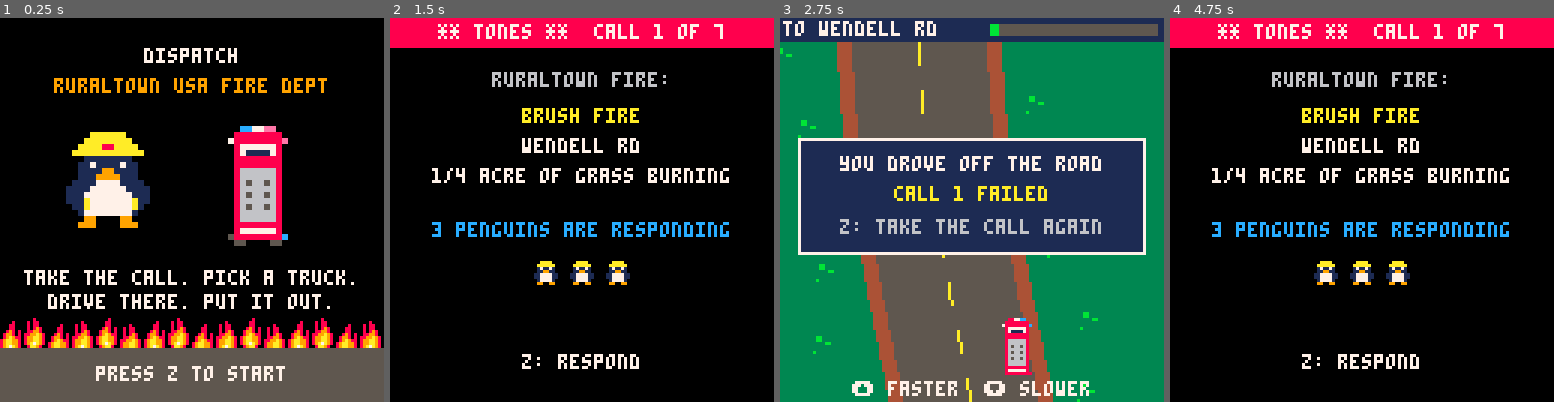
Above: before the commit, frames 1-4 (left to right).
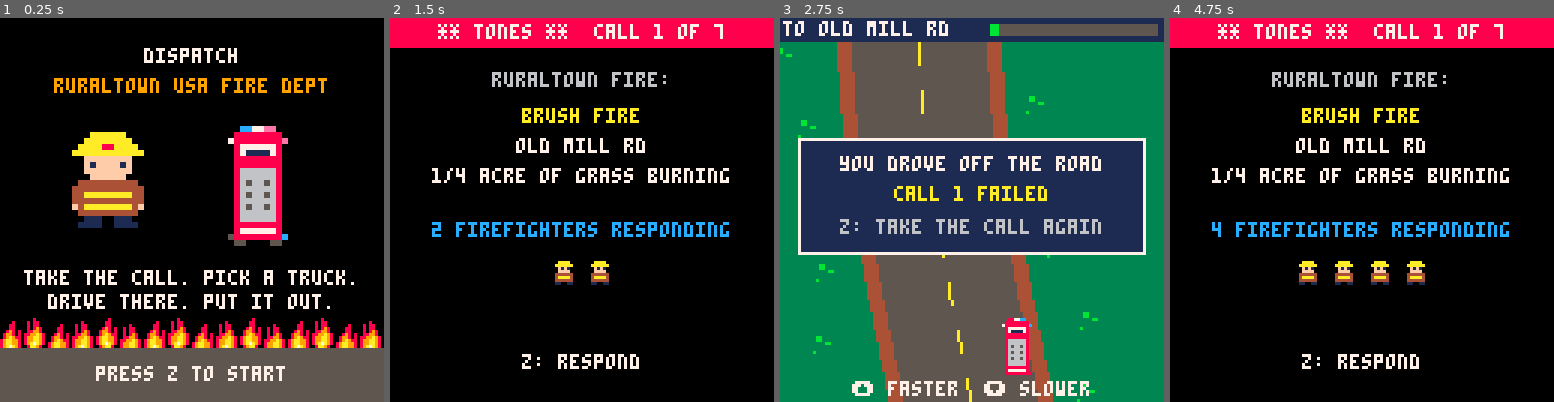
Above: after the commit, the same moments.

Repository: andyreagan/pico-8
Game: PICO-8 cartridge carts/dispatch.p8
Same seed, same stepped clock (60 frames per second), same inputs: the game is played once before the commit and once after it.
Inputs:
- Up to frame 1 (0.25 s): no input
- Up to frame 2 (1.5 s): tap X (X key) at 0.33, 1.07 s; tap O (Z key) at 0.7 s
- Up to frame 3 (2.75 s): hold Right 1.6-2.1 s; tap O (Z key) at 1.7, 2.1, 2.5 s; tap X (X key) at 1.85 s; hold Up 2.15-2.42 s; hold Right from 2.47 s (still down)
- Up to frame 4 (4.75 s): tap O (Z key) every 0.4 s from 2.9 to 4.5 s; tap X (X key) at 2.97, 4.08 s; release Right at 3.03 s; hold Left 3.08-3.58 s; hold Down 3.63-3.97 s; hold Right 4.02-4.68 s; hold Up from 4.73 s (still down)

The runs differ from the first frame. In frame 1, 3.1% of the frame differs, in the area x 17-40%, y 35-55%; in frame 2, 2.2%; in frame 3, 0.4%; in frame 4, 2.6%.

Commit message:
Dispatch: firefighters instead of penguins, made-up roads and departments, crew size decides how many hose lines work
Co-Authored-By: Claude Fable 5.2 <noreply@anthropic.com>

Diff:
--- a/carts/dispatch.p8
+++ b/carts/dispatch.p8
@@ -2,7 +2,7 @@
 version 42
 __lua__
 -- dispatch
--- a firefighting penguin in
+-- you are a firefighter in
 -- ruraltown usa. take the call,
 -- pick an apparatus, drive to the
 -- scene without crashing, size
@@ -25,25 +25,25 @@
   {n="forestry line",flow=.35,dmg=.08,reach=24,hose=100,sp=1,dep=3},
  }
  calls={
-  {t="brush fire",a="wendell rd",d="1/4 acre of grass burning",
+  {t="brush fire",a="old mill rd",d="1/4 acre of grass burning",
    su="small grass fire by the road",
    n=3,kind="brush",size=1,dist=500,lim=.6},
-  {t="car fire",a="route 202",d="engine compartment on fire",
+  {t="car fire",a="route 7",d="engine compartment on fire",
    su="car on the shoulder, hood shut",
    n=2,kind="car",size=1,dist=650,lim=.3},
-  {t="brush fire",a="montague rd",d="2 acres, way off the road",
+  {t="brush fire",a="sawmill rd",d="2 acres, way off the road",
    su="fire is far back in the field",
    n=4,kind="brush",far=true,size=3,dist=800,lim=.6},
-  {t="kitchen fire",a="leverett rd",d="smoke from a 2 story house",
+  {t="kitchen fire",a="maple st",d="smoke from a 2 story house",
    su="smoke showing, fire in 1 room",
    n=4,kind="house",size=2,dist=900,lim=.5},
-  {t="barn fire",a="pratt corner rd",d="hay barn, flames showing",
+  {t="barn fire",a="hilltop farm rd",d="hay barn, flames showing",
    su="hay is burning, grass is dry",
    n=5,kind="barn",size=3,dist=1000,lim=.55},
-  {t="brush fire",a="lake wyola",d="5 acres and a strong wind",
+  {t="brush fire",a="loon lake",d="5 acres and a strong wind",
    su="wind is pushing it east",
    n=5,kind="brush",far=true,wind=true,size=4,dist=1100,lim=.65},
-  {t="structure fire",a="cooleyville rd",d="house, fire through the roof",
+  {t="structure fire",a="birch hill rd",d="house, fire through the roof",
    su="heavy fire, a lot of house left",
    n=6,kind="house",size=6,dist=1200,lim=.65},
  }
@@ -54,10 +54,10 @@
  -- and how easily it spreads}
  tp={{5,.6,.22},{10,2,.2},{20,4,.06},{30,4,.06},{30,3,.1}}
  helpers={
-  {n="leverett tanker",t=1},
-  {n="amherst ladder",t=2},
-  {n="new salem tanker",t=1},
-  {n="wendell tanker",t=1},
+  {n="pine hollow tanker",t=1},
+  {n="cedar falls ladder",t=2},
+  {n="millbrook tanker",t=1},
+  {n="stony creek tanker",t=1},
  }
  level=1
  saved={}
@@ -71,6 +71,9 @@
 
 function start_call()
  c=calls[level]
+ -- volunteers: you never know
+ -- quite who will show up
+ crew=max(2,c.n+flr(rnd(3))-1)
  state="tones"
  onscene=false
  sel=1
@@ -304,7 +307,7 @@
   return
  end
  add(help,{n=h.n,t=h.t,eta=360+#help*150})
- say(h.n.." is on the way")
+ say(h.n.." is coming")
  sfx(0)
 end
 
@@ -313,10 +316,9 @@
  ft=0
  pull=0
  pl={x=trk.x+10,y=trk.y,ax=0,ay=-14,sr=0}
- buddy=nil
- if c.n>=4 then
-  buddy={x=trk.x+18,y=trk.y+4,ax=0,ay=-14,sr=0}
- end
+ buds={}
+ ventcrew=false
+ setbuds()
  if hl then
   burn(hl.dep)
   say("hold z: spray. arrows aim it",150)
@@ -326,17 +328,44 @@
  try_vent()
 end
 
+-- who does what: 1 runs the pump,
+-- the 3rd backs you up on the
+-- hose, and every 2 after that
+-- take another line
+function nlines()
+ local n=min(2,flr((crew-2)/2))
+ if ventcrew then n-=1 end
+ return max(0,n)
+end
+
+function setbuds()
+ local n=nlines()
+ while #buds>n do deli(buds) end
+ while #buds<n do
+  add(buds,{x=trk.x+12+#buds*8,y=trk.y+4,ax=0,ay=-14,sr=0})
+ end
+end
+
+function crewsay()
+ local n=nlines()
+ if crew<3 then return crew.." here: you drag hose alone" end
+ if n==0 then return crew.." here: you + a backup" end
+ if n==1 then return crew.." here: you + a 2nd line" end
+ return crew.." here: you + 2 more lines"
+end
+
 function try_vent()
  if not wantvent or vented then return end
  if ladder then
   vented=true
   say("the ladder crew vents the roof",120)
- elseif c.n>=5 then
+ elseif crew>=5 then
   vented=true
-  buddy=nil
-  say("2 penguins vent the roof",120)
+  ventcrew=true
+  setbuds()
+  say("2 firefighters vent the roof",120)
  else
-  say("can't vent: no ladder truck yet",120)
+  say("can't vent: need 5 or a ladder",120)
  end
 end
 
@@ -347,6 +376,8 @@
   if h.eta>0 then
    h.eta-=1
    if h.eta==0 then
+    crew+=2
+    setbuds()
     if h.t==1 then
      water+=2000
      if not hl then
@@ -416,7 +447,7 @@
    say("out of water! x: call for more")
   end
  end
- if buddy then ai(buddy) end
+ for e in all(buds) do ai(e) end
  if nfire==0 then
   add(saved,100-flr(nburnt/total*100))
   state="won"
@@ -444,7 +475,8 @@
  local sp=1
  if hl then
   sp=hl.sp
-  if hl.big and c.n<3 then sp=.3 end
+  -- nobody to help drag it
+  if crew<3 then sp*=hl.big and .3 or .6 end
  end
  local nx=mid(4,e.x+dx*sp,123)
  local ny=mid(20,e.y+dy*sp,123)
@@ -494,7 +526,7 @@
  end
 end
 
--- the other penguins on the line
+-- the other crews on a line
 function ai(e)
  if not hl or water<=0 or pull>0 then e.sr=0 return end
  if ft%10==0 or not e.tg or fr[e.tg]<=0 then
@@ -504,6 +536,9 @@
    if fr[i]>0 then
     local x,y=(i-1)%16*8+4,flr((i-1)/16)*8+20
     local d=dist(x,y,e.x,e.y)
+    for o in all(buds) do
+     if o!=e and o.tg==i then d+=40 end
+    end
     if d<bd and dist(x,y,trk.x,trk.y)<hl.hose+hl.reach then
      bd=d e.tg=i
     end
@@ -636,8 +671,8 @@
  cp(c.t,30,10)
  cp(c.a,40,7)
  cp(c.d,50,7)
- cp(c.n.." penguins are responding",68,12)
- for i=1,c.n do peng(64-c.n*6+i*12-6,86) end
+ cp(crew.." firefighters responding",68,12)
+ for i=1,crew do peng(64-crew*6+i*12-6,86) end
  cp("z: respond",112,7)
 end
 
@@ -744,7 +779,9 @@
  end
  truck(ap,trk.x,trk.y-ap.h/2)
  if state!="size" then
-  for e in all({pl,buddy}) do
+  local es={pl}
+  for e in all(buds) do add(es,e) end
+  for e in all(es) do
    if hl then
     line(trk.x,trk.y,e.x,e.y,9)
     local ex,ey=e.x+e.ax,e.y+e.ay
@@ -789,7 +826,7 @@
 function draw_size()
  rectfill(0,66,127,127,1)
  rect(0,66,127,127,7)
- print("size-up: call "..level,3,69,10)
+ print(crewsay(),3,69,10)
  print(c.su,3,77,7)
  local function opt(r,l,v)
   local y=78+r*8
@@ -821,20 +858,20 @@
 __gfx__
 0000000000aaaa0000aaaa000000000000000aaaaaa0000000008000000800000033330000cc77ee000000000cccccc004000040000000000000000000000000
 000000000aaaaaa00aaaaaa0000000000000aaaaaaaa00000008800008088000033333300888888880000000cccccccc00444400000000000000000000000000
-00700700017117100171171000000000000aaaa88aaaa000008980800808980033b33333788888888e000000c111111c004f4f00000000000000000000000000
-0007700001199110011991100000000000aaaaaaaaaaaa0008998080088998003333b3330877777780000000c111111c00444400000000000000000000000000
-000770001177771111777711000000000000111111110000089a98808899a980333333330871111780000000cccccccc04444440000000000000000000000000
-00700700117777111177771100000000000117111171100089aa9980899aa9803b3333330888888880000000cccccccc04444440000000000000000000000000
-00000000017777100177771000000000000111199111100089a7a98089a7a980033333300888888880000000cccccccc04044040000000000000000000000000
-000000000990099099000099000000000001119999111000089aa80008aa9800003333000866666680000000cccccccc04000040000000000000000000000000
-0000000000000000000000000000000000111177771111000000000000000000000000000866666680000000c111111c00000000000000000000000000000000
-0000000000000000000000000000000001111777777111100000000000000000000000000865665680000000cccccccc00000000000000000000000000000000
-00000000000000000000000000000000011177777777111000000000000000000000000008666666800000008cccccc800000000000000000000000000000000
-000000000000000000000000000000000111a7777777a11000000000000000000000000008656656800000000cccccc000000000000000000000000000000000
-000000000000000000000000000000000011a7777777a10000000000000000000000000008666666800000000000000000000000000000000000000000000000
-00000000000000000000000000000000000177777777100000000000000000000000000008656656800000000000000000000000000000000000000000000000
-00000000000000000000000000000000000099000099000000000000000000000000000008666666800000000000000000000000000000000000000000000000
-00000000000000000000000000000000000999000099900000000000000000000000000008666666800000000000000000000000000000000000000000000000
+0070070000f1f10000f1f10000000000000aaaa88aaaa000008980800808980033b33333788888888e000000c111111c004f4f00000000000000000000000000
+0007700000ffff0000ffff000000000000aaaaaaaaaaaa0008998080088998003333b3330877777780000000c111111c00444400000000000000000000000000
+000770000444444004444440000000000000ffffffff0000089a98808899a980333333330871111780000000cccccccc04444440000000000000000000000000
+0070070004aaaa4004aaaa40000000000000f1ffff1f000089aa9980899aa9803b3333330888888880000000cccccccc04444440000000000000000000000000
+000000000444444004444440000000000000ffffffff000089a7a98089a7a980033333300888888880000000cccccccc04044040000000000000000000000000
+0000000001100110110000110000000000000ffffff00000089aa80008aa9800003333000866666680000000cccccccc04000040000000000000000000000000
+0000000000000000000000000000000000044444444440000000000000000000000000000866666680000000c111111c00000000000000000000000000000000
+0000000000000000000000000000000000444444444444000000000000000000000000000865665680000000cccccccc00000000000000000000000000000000
+000000000000000000000000000000000044aaaaaaaa440000000000000000000000000008666666800000008cccccc800000000000000000000000000000000
+00000000000000000000000000000000004444444444440000000000000000000000000008656656800000000cccccc000000000000000000000000000000000
+0000000000000000000000000000000000f4aaaaaaaa4f0000000000000000000000000008666666800000000000000000000000000000000000000000000000
+00000000000000000000000000000000000444444444400000000000000000000000000008656656800000000000000000000000000000000000000000000000
+00000000000000000000000000000000000011100111000000000000000000000000000008666666800000000000000000000000000000000000000000000000
+00000000000000000000000000000000000111100111100000000000000000000000000008666666800000000000000000000000000000000000000000000000
 00000000000000000000000000000000000000000000000000000000000000000000000008888888800000000000000000000000000000000000000000000000
 00000000000000000000000000000000000000000000000000000000000000000000000008777777800000000000000000000000000000000000000000000000
 000000000000000000000000000000000000000000000000000000000000000000000000588888888c0000000000000000000000000000000000000000000000
--- a/docs/dispatch/dispatch.p8
+++ b/docs/dispatch/dispatch.p8
@@ -2,7 +2,7 @@
 version 42
 __lua__
 -- dispatch
--- a firefighting penguin in
+-- you are a firefighter in
 -- ruraltown usa. take the call,
 -- pick an apparatus, drive to the
 -- scene without crashing, size
@@ -25,25 +25,25 @@
   {n="forestry line",flow=.35,dmg=.08,reach=24,hose=100,sp=1,dep=3},
  }
  calls={
-  {t="brush fire",a="wendell rd",d="1/4 acre of grass burning",
+  {t="brush fire",a="old mill rd",d="1/4 acre of grass burning",
    su="small grass fire by the road",
    n=3,kind="brush",size=1,dist=500,lim=.6},
-  {t="car fire",a="route 202",d="engine compartment on fire",
+  {t="car fire",a="route 7",d="engine compartment on fire",
    su="car on the shoulder, hood shut",
    n=2,kind="car",size=1,dist=650,lim=.3},
-  {t="brush fire",a="montague rd",d="2 acres, way off the road",
+  {t="brush fire",a="sawmill rd",d="2 acres, way off the road",
    su="fire is far back in the field",
    n=4,kind="brush",far=true,size=3,dist=800,lim=.6},
-  {t="kitchen fire",a="leverett rd",d="smoke from a 2 story house",
+  {t="kitchen fire",a="maple st",d="smoke from a 2 story house",
    su="smoke showing, fire in 1 room",
    n=4,kind="house",size=2,dist=900,lim=.5},
-  {t="barn fire",a="pratt corner rd",d="hay barn, flames showing",
+  {t="barn fire",a="hilltop farm rd",d="hay barn, flames showing",
    su="hay is burning, grass is dry",
    n=5,kind="barn",size=3,dist=1000,lim=.55},
-  {t="brush fire",a="lake wyola",d="5 acres and a strong wind",
+  {t="brush fire",a="loon lake",d="5 acres and a strong wind",
    su="wind is pushing it east",
    n=5,kind="brush",far=true,wind=true,size=4,dist=1100,lim=.65},
-  {t="structure fire",a="cooleyville rd",d="house, fire through the roof",
+  {t="structure fire",a="birch hill rd",d="house, fire through the roof",
    su="heavy fire, a lot of house left",
    n=6,kind="house",size=6,dist=1200,lim=.65},
  }
@@ -54,10 +54,10 @@
  -- and how easily it spreads}
  tp={{5,.6,.22},{10,2,.2},{20,4,.06},{30,4,.06},{30,3,.1}}
  helpers={
-  {n="leverett tanker",t=1},
-  {n="amherst ladder",t=2},
-  {n="new salem tanker",t=1},
-  {n="wendell tanker",t=1},
+  {n="pine hollow tanker",t=1},
+  {n="cedar falls ladder",t=2},
+  {n="millbrook tanker",t=1},
+  {n="stony creek tanker",t=1},
  }
  level=1
  saved={}
@@ -71,6 +71,9 @@
 
 function start_call()
  c=calls[level]
+ -- volunteers: you never know
+ -- quite who will show up
+ crew=max(2,c.n+flr(rnd(3))-1)
  state="tones"
  onscene=false
  sel=1
@@ -304,7 +307,7 @@
   return
  end
  add(help,{n=h.n,t=h.t,eta=360+#help*150})
- say(h.n.." is on the way")
+ say(h.n.." is coming")
  sfx(0)
 end
 
@@ -313,10 +316,9 @@
  ft=0
  pull=0
  pl={x=trk.x+10,y=trk.y,ax=0,ay=-14,sr=0}
- buddy=nil
- if c.n>=4 then
-  buddy={x=trk.x+18,y=trk.y+4,ax=0,ay=-14,sr=0}
- end
+ buds={}
+ ventcrew=false
+ setbuds()
  if hl then
   burn(hl.dep)
   say("hold z: spray. arrows aim it",150)
@@ -326,17 +328,44 @@
  try_vent()
 end
 
+-- who does what: 1 runs the pump,
+-- the 3rd backs you up on the
+-- hose, and every 2 after that
+-- take another line
+function nlines()
+ local n=min(2,flr((crew-2)/2))
+ if ventcrew then n-=1 end
+ return max(0,n)
+end
+
+function setbuds()
+ local n=nlines()
+ while #buds>n do deli(buds) end
+ while #buds<n do
+  add(buds,{x=trk.x+12+#buds*8,y=trk.y+4,ax=0,ay=-14,sr=0})
+ end
+end
+
+function crewsay()
+ local n=nlines()
+ if crew<3 then return crew.." here: you drag hose alone" end
+ if n==0 then return crew.." here: you + a backup" end
+ if n==1 then return crew.." here: you + a 2nd line" end
+ return crew.." here: you + 2 more lines"
+end
+
 function try_vent()
  if not wantvent or vented then return end
  if ladder then
   vented=true
   say("the ladder crew vents the roof",120)
- elseif c.n>=5 then
+ elseif crew>=5 then
   vented=true
-  buddy=nil
-  say("2 penguins vent the roof",120)
+  ventcrew=true
+  setbuds()
+  say("2 firefighters vent the roof",120)
  else
-  say("can't vent: no ladder truck yet",120)
+  say("can't vent: need 5 or a ladder",120)
  end
 end
 
@@ -347,6 +376,8 @@
   if h.eta>0 then
    h.eta-=1
    if h.eta==0 then
+    crew+=2
+    setbuds()
     if h.t==1 then
      water+=2000
      if not hl then
@@ -416,7 +447,7 @@
    say("out of water! x: call for more")
   end
  end
- if buddy then ai(buddy) end
+ for e in all(buds) do ai(e) end
  if nfire==0 then
   add(saved,100-flr(nburnt/total*100))
   state="won"
@@ -444,7 +475,8 @@
  local sp=1
  if hl then
   sp=hl.sp
-  if hl.big and c.n<3 then sp=.3 end
+  -- nobody to help drag it
+  if crew<3 then sp*=hl.big and .3 or .6 end
  end
  local nx=mid(4,e.x+dx*sp,123)
  local ny=mid(20,e.y+dy*sp,123)
@@ -494,7 +526,7 @@
  end
 end
 
--- the other penguins on the line
+-- the other crews on a line
 function ai(e)
  if not hl or water<=0 or pull>0 then e.sr=0 return end
  if ft%10==0 or not e.tg or fr[e.tg]<=0 then
@@ -504,6 +536,9 @@
    if fr[i]>0 then
     local x,y=(i-1)%16*8+4,flr((i-1)/16)*8+20
     local d=dist(x,y,e.x,e.y)
+    for o in all(buds) do
+     if o!=e and o.tg==i then d+=40 end
+    end
     if d<bd and dist(x,y,trk.x,trk.y)<hl.hose+hl.reach then
      bd=d e.tg=i
     end
@@ -636,8 +671,8 @@
  cp(c.t,30,10)
  cp(c.a,40,7)
  cp(c.d,50,7)
- cp(c.n.." penguins are responding",68,12)
- for i=1,c.n do peng(64-c.n*6+i*12-6,86) end
+ cp(crew.." firefighters responding",68,12)
+ for i=1,crew do peng(64-crew*6+i*12-6,86) end
  cp("z: respond",112,7)
 end
 
@@ -744,7 +779,9 @@
  end
  truck(ap,trk.x,trk.y-ap.h/2)
  if state!="size" then
-  for e in all({pl,buddy}) do
+  local es={pl}
+  for e in all(buds) do add(es,e) end
+  for e in all(es) do
    if hl then
     line(trk.x,trk.y,e.x,e.y,9)
     local ex,ey=e.x+e.ax,e.y+e.ay
@@ -789,7 +826,7 @@
 function draw_size()
  rectfill(0,66,127,127,1)
  rect(0,66,127,127,7)
- print("size-up: call "..level,3,69,10)
+ print(crewsay(),3,69,10)
  print(c.su,3,77,7)
  local function opt(r,l,v)
   local y=78+r*8
@@ -821,20 +858,20 @@
 __gfx__
 0000000000aaaa0000aaaa000000000000000aaaaaa0000000008000000800000033330000cc77ee000000000cccccc004000040000000000000000000000000
 000000000aaaaaa00aaaaaa0000000000000aaaaaaaa00000008800008088000033333300888888880000000cccccccc00444400000000000000000000000000
-00700700017117100171171000000000000aaaa88aaaa000008980800808980033b33333788888888e000000c111111c004f4f00000000000000000000000000
-0007700001199110011991100000000000aaaaaaaaaaaa0008998080088998003333b3330877777780000000c111111c00444400000000000000000000000000
-000770001177771111777711000000000000111111110000089a98808899a980333333330871111780000000cccccccc04444440000000000000000000000000
-00700700117777111177771100000000000117111171100089aa9980899aa9803b3333330888888880000000cccccccc04444440000000000000000000000000
-00000000017777100177771000000000000111199111100089a7a98089a7a980033333300888888880000000cccccccc04044040000000000000000000000000
-000000000990099099000099000000000001119999111000089aa80008aa9800003333000866666680000000cccccccc04000040000000000000000000000000
-0000000000000000000000000000000000111177771111000000000000000000000000000866666680000000c111111c00000000000000000000000000000000
-0000000000000000000000000000000001111777777111100000000000000000000000000865665680000000cccccccc00000000000000000000000000000000
-00000000000000000000000000000000011177777777111000000000000000000000000008666666800000008cccccc800000000000000000000000000000000
-000000000000000000000000000000000111a7777777a11000000000000000000000000008656656800000000cccccc000000000000000000000000000000000
-000000000000000000000000000000000011a7777777a10000000000000000000000000008666666800000000000000000000000000000000000000000000000
-00000000000000000000000000000000000177777777100000000000000000000000000008656656800000000000000000000000000000000000000000000000
-00000000000000000000000000000000000099000099000000000000000000000000000008666666800000000000000000000000000000000000000000000000
-00000000000000000000000000000000000999000099900000000000000000000000000008666666800000000000000000000000000000000000000000000000
+0070070000f1f10000f1f10000000000000aaaa88aaaa000008980800808980033b33333788888888e000000c111111c004f4f00000000000000000000000000
+0007700000ffff0000ffff000000000000aaaaaaaaaaaa0008998080088998003333b3330877777780000000c111111c00444400000000000000000000000000
+000770000444444004444440000000000000ffffffff0000089a98808899a980333333330871111780000000cccccccc04444440000000000000000000000000
+0070070004aaaa4004aaaa40000000000000f1ffff1f000089aa9980899aa9803b3333330888888880000000cccccccc04444440000000000000000000000000
+000000000444444004444440000000000000ffffffff000089a7a98089a7a980033333300888888880000000cccccccc04044040000000000000000000000000
+0000000001100110110000110000000000000ffffff00000089aa80008aa9800003333000866666680000000cccccccc04000040000000000000000000000000
+0000000000000000000000000000000000044444444440000000000000000000000000000866666680000000c111111c00000000000000000000000000000000
+0000000000000000000000000000000000444444444444000000000000000000000000000865665680000000cccccccc00000000000000000000000000000000
+000000000000000000000000000000000044aaaaaaaa440000000000000000000000000008666666800000008cccccc800000000000000000000000000000000
+00000000000000000000000000000000004444444444440000000000000000000000000008656656800000000cccccc000000000000000000000000000000000
+0000000000000000000000000000000000f4aaaaaaaa4f0000000000000000000000000008666666800000000000000000000000000000000000000000000000
+00000000000000000000000000000000000444444444400000000000000000000000000008656656800000000000000000000000000000000000000000000000
+00000000000000000000000000000000000011100111000000000000000000000000000008666666800000000000000000000000000000000000000000000000
+00000000000000000000000000000000000111100111100000000000000000000000000008666666800000000000000000000000000000000000000000000000
 00000000000000000000000000000000000000000000000000000000000000000000000008888888800000000000000000000000000000000000000000000000
 00000000000000000000000000000000000000000000000000000000000000000000000008777777800000000000000000000000000000000000000000000000
 000000000000000000000000000000000000000000000000000000000000000000000000588888888c0000000000000000000000000000000000000000000000
Not shown, changed: the thumbnail (__label__) section of docs/dispatch/dispatch.p8
